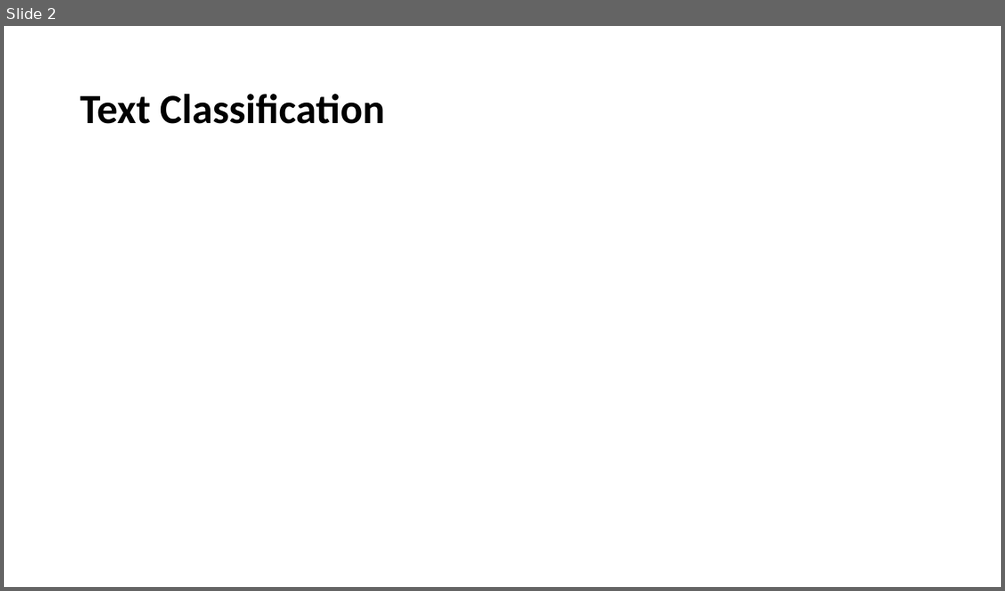
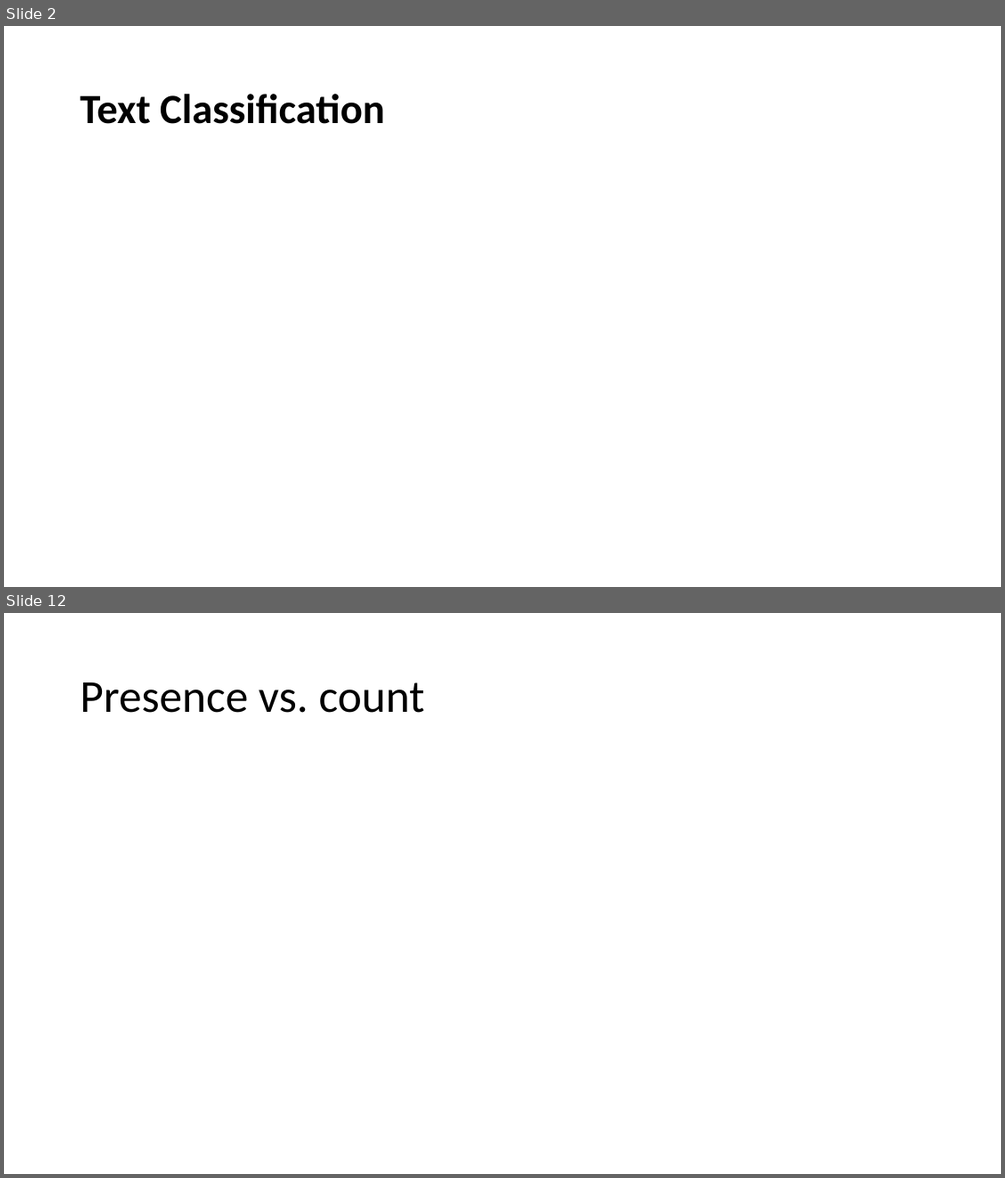
Before and after one commit to YeabinMoonEcon/BUS211, a slide deck: BUS243_NLP/lecture_notes/Lecture2.pptx. Shown one above the other, each under a label of ours: slide 2 before the commit, slides 2 and 12 after it; the slides between them are not shown. The pictures are 1005x591 and 1005x1178 pixels, drawn with LibreOffice and Linux fonts; fonts in the diff are those of the drawing; grey boxes stand for pictures. Boxes give left, top, right and bottom in pixels: in the first picture for what was removed or moved away, otherwise in the second. Text is boxed around its words. In the diff, an @@ line names an element or a change of style, - is before the commit and + after.

```diff
--- a/BUS243_NLP/lecture_notes/Lecture2.pptx
+++ b/BUS243_NLP/lecture_notes/Lecture2.pptx
@@ slide 12 added at (4,613,1001,1174), background #FFFFFF @@
@@ title added at (80,682,425,713), 44 pt, text #000000 @@
+Presence vs. count
```
Also in this commit, not shown: 1 slide changed, 8 other slides added, 1 other file.
